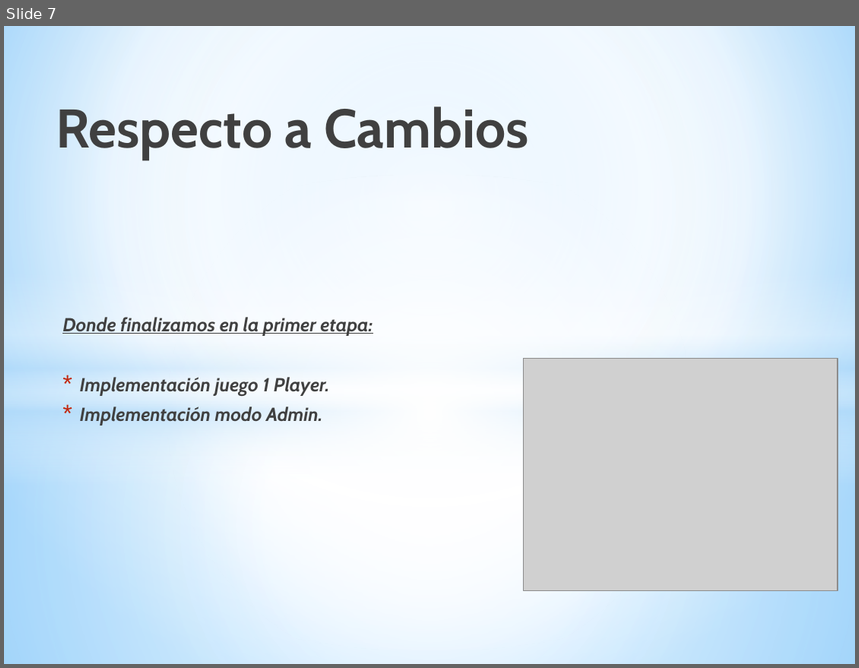
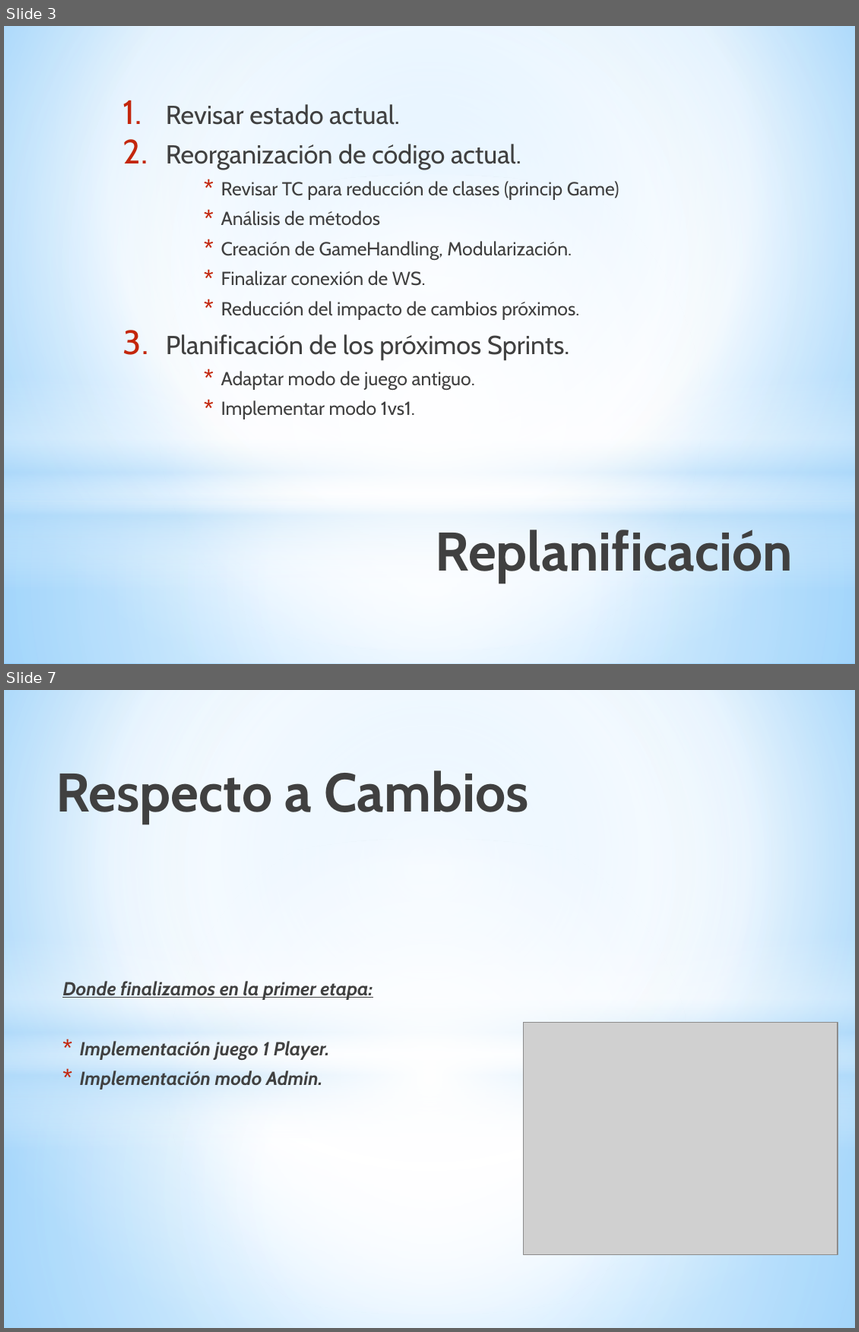
Before and after one commit to CristianGonzalez07/ProyectoAyD2017, a slide deck: Docs/PROYECTO PREGUNTA2.pptx. Shown one above the other, each under a label of ours: slide 7 before the commit, slides 3 and 7 after it; the slides between them are not shown. The pictures are 859x668 and 859x1332 pixels, drawn with LibreOffice and Linux fonts; fonts in the diff are those of the drawing; grey boxes stand for pictures. Boxes give left, top, right and bottom in pixels: in the first picture for what was removed or moved away, otherwise in the second. Text is boxed around its words. In the diff, an @@ line names an element or a change of style, - is before the commit and + after.

```diff
--- a/Docs/PROYECTO PREGUNTA2.pptx
+++ b/Docs/PROYECTO PREGUNTA2.pptx
@@ slide 3 added at bbox=[4, 26, 855, 664], background gradient #9ED5FF to #FFFFFF to #5BB9FF @@
@@ rectangle added at bbox=[4, 26, 855, 501], fill gradient #FFFFFF to #B4DCFA @@
@@ text added at bbox=[166, 104, 620, 420], 16 pt, text #404040 @@
+1. Revisar estado actual.
+2. Reorganización de código actual.
+      * Revisar TC para reducción de clases (princip Game)
+      * Análisis de métodos
+      * Creación de GameHandling, Modularización.
+      * Finalizar conexión de WS.
+      * Reducción del impacto de cambios próximos.
+3. Planificación de los próximos Sprints.
+      * Adaptar modo de juego antiguo.
+      * Implementar modo 1vs1.
@@ ellipse added at bbox=[4, 175, 855, 650], fill gradient #FFFFFF @@
@@ rectangle added at bbox=[4, 376, 855, 589], fill gradient #FFFFFF to #B4DCFA @@
@@ rectangle added at bbox=[4, 501, 855, 664], fill gradient #FFFFFF to #B4DCFA @@
@@ title added at bbox=[436, 530, 793, 584], 46 pt, text gradient #000000 to #404040 to #212745, bold @@
+Replanificación
```
Also in this commit, not shown: 4 slides changed, 2 other slides added, 2 slides removed.
